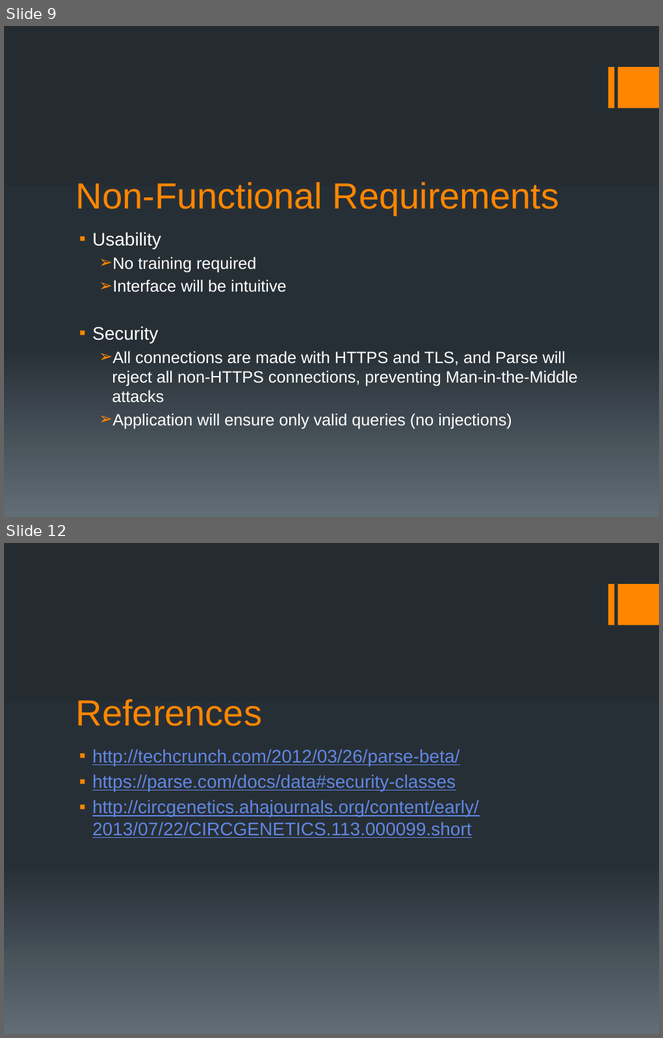
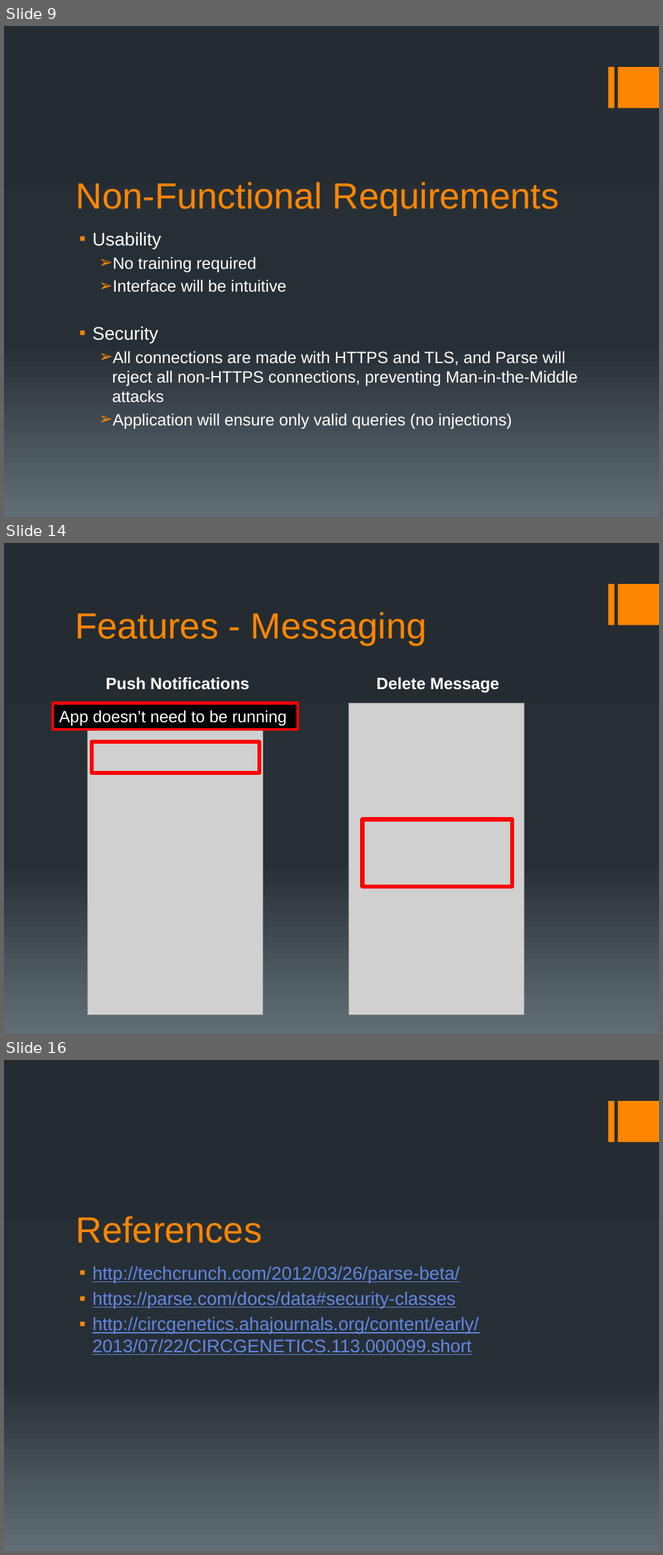
Before and after one commit to ShawnHesch/SAAPI, a slide deck: SAAPI_Walkthrough.pptx. Shown one above the other, each under a label of ours: slides 9 and 12 before the commit, slides 9, 14 and 16 after it; the slides between them are not shown. The pictures are 663x1038 and 663x1555 pixels, drawn with LibreOffice and Linux fonts; fonts in the diff are those of the drawing; grey boxes stand for pictures. Boxes give left, top, right and bottom in pixels: in the first picture for what was removed or moved away, otherwise in the second. Text is boxed around its words. In the diff, an @@ line names an element or a change of style, - is before the commit and + after.

Commit message:
messages bug

```diff
--- a/SAAPI_Walkthrough.pptx
+++ b/SAAPI_Walkthrough.pptx
@@ slide 14 added at (x1=4, y1=543, x2=659, y2=1034), background gradient #242C33 to #273037 to #636D76; not listed: 2 template elements that a slide beside it also shows @@
@@ text added at (x1=75, y1=612, x2=427, y2=645), 40 pt, text #FF8600 @@
+Features - Messaging
@@ text added at (x1=106, y1=677, x2=249, y2=690), 18 pt, text #FFFFFF, bold @@
+Push Notifications
@@ text added at (x1=376, y1=677, x2=499, y2=693), 18 pt, text #FFFFFF, bold @@
+Delete Message
@@ rectangle added at (x1=53, y1=704, x2=298, y2=730), fill #000000, outline #FF0000 3 pt, 18 pt, text #FFFFFF @@
+App doesn’t need to be running
@@ picture added at (x1=88, y1=704, x2=263, y2=1016) @@
@@ picture added at (x1=348, y1=704, x2=524, y2=1016) @@
@@ rectangle added at (x1=92, y1=742, x2=259, y2=773), outline #FF0000 4.5 pt @@
@@ rectangle added at (x1=362, y1=819, x2=512, y2=886), outline #FF0000 4.5 pt @@
@@ what was slide 12 is now slide 16 @@
```
Also in this commit, not shown: 3 slides changed, 4 other slides added, 1 slide removed, 1 other file.
